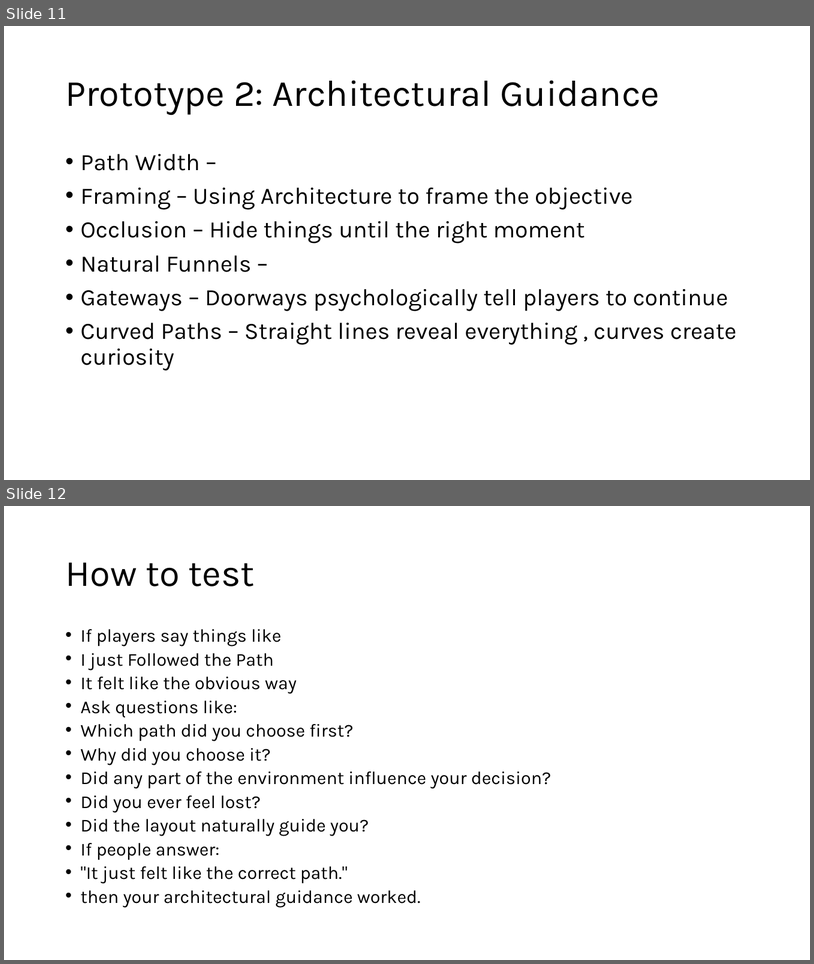
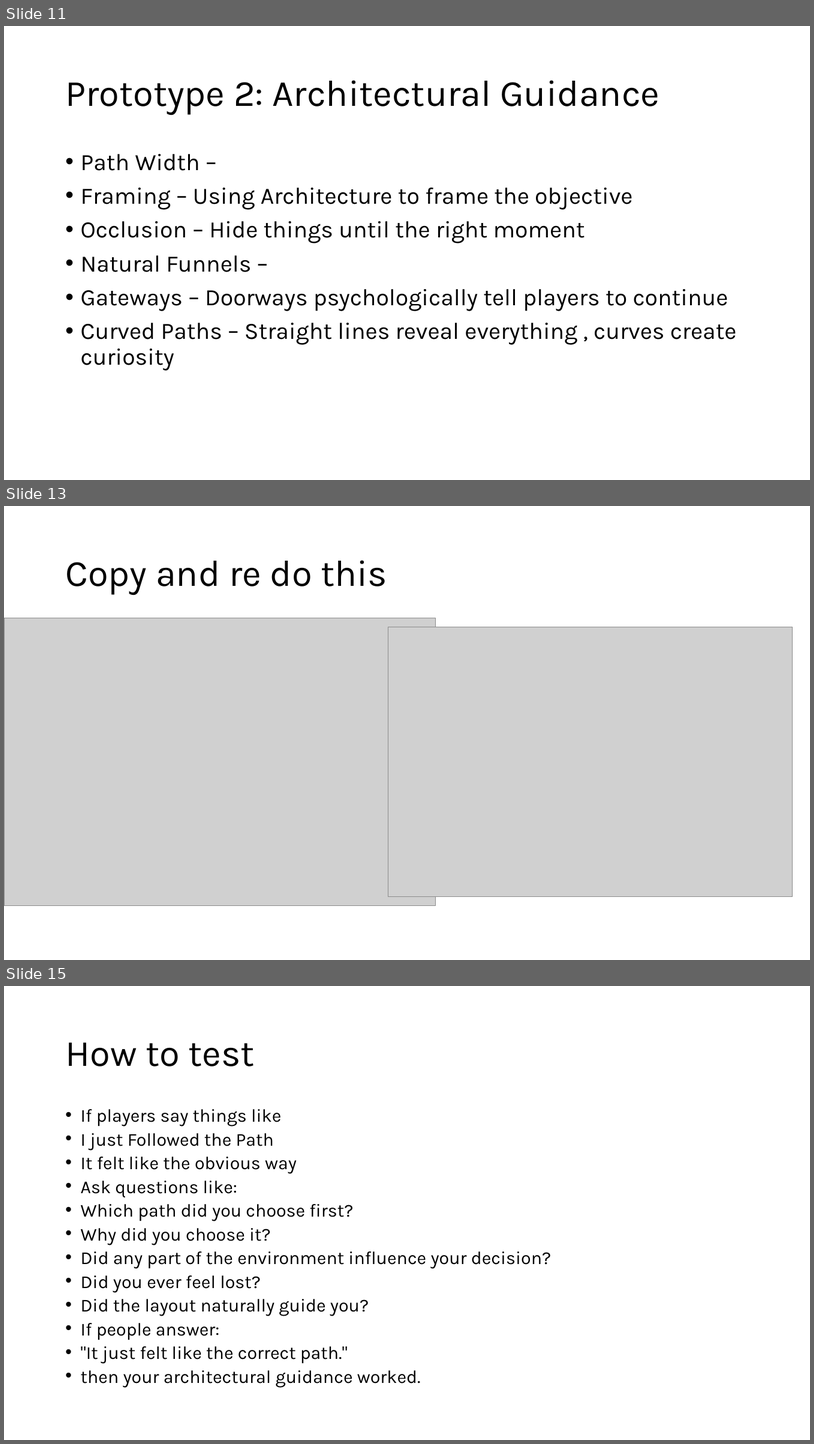
Before and after one commit to Mdot5596/MA-Dissertation, a slide deck: Project/1-LIGHTING.pptx. Shown one above the other, each under a label of ours: slides 11 and 12 before the commit, slides 11, 13 and 15 after it; the slides between them are not shown. The pictures are 814x964 and 814x1444 pixels, drawn with LibreOffice and Linux fonts; fonts in the diff are those of the drawing; grey boxes stand for pictures. Boxes give left, top, right and bottom in pixels: in the first picture for what was removed or moved away, otherwise in the second. Text is boxed around its words. In the diff, an @@ line names an element or a change of style, - is before the commit and + after.

```diff
--- a/Project/1-LIGHTING.pptx
+++ b/Project/1-LIGHTING.pptx
@@ slide 13 added at [4, 506, 810, 960], background #FFFFFF @@
@@ title added at [65, 560, 387, 595], 44 pt, text #000000 @@
+Copy and re do this
@@ picture added at [4, 618, 436, 906] @@
@@ picture added at [388, 627, 793, 897] @@
@@ what was slide 12 is now slide 15 @@
```
Also in this commit, not shown: 2 other slides added.
